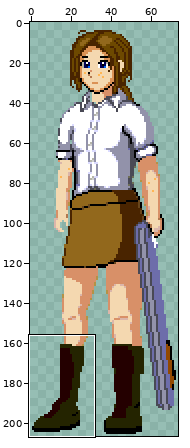
Two states of a pixel-art file, src/testrom/res/_ignore/de_detective13.aseprite. Above, an overview of the earlier version with the close-up marked.
Close-up. First the earlier version:
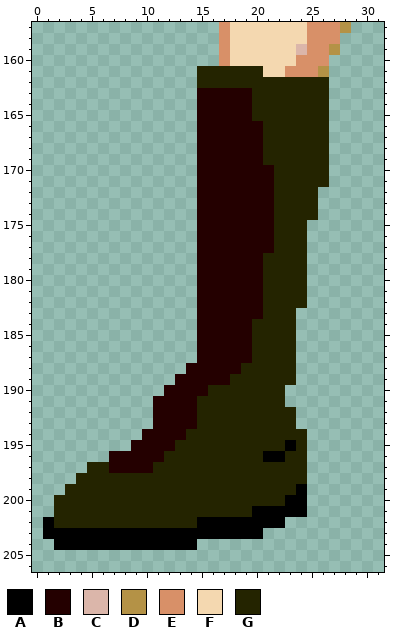
74x207 pixels, 1 frame. Shown: x 0..31, y 157..206. The commit also changed other parts of the picture, which this record leaves out.
Palette (. is transparent): A #000000  B #240000  C #dbb6aa  D #b49246  E #d89068  F #f4d8b0  G #242400
Pixels before, first column x 1:
157 ................EFFFFFFFEEED
158 ................EFFFFFFFEEE.
159 ................EFFFFFFCEED.
160 ................EFFFFFFEEE..
161 ..............GGGGGGFFEEED..
162 ..............GGGGGGGGGGGG..
163 ..............BBBBBGGGGGGG..
164 ..............BBBBBGGGGGGG..
165 ..............BBBBBGGGGGGG..
166 ..............BBBBBBGGGGGG..
167 ..............BBBBBBGGGGGG..
168 ..............BBBBBBGGGGGG..
169 ..............BBBBBBGGGGGG..
170 ..............BBBBBBBGGGGG..
171 ..............BBBBBBBGGGGG..
172 ..............BBBBBBBGGGG...
173 ..............BBBBBBBGGGG...
174 ..............BBBBBBBGGGG...
175 ..............BBBBBBBGGG....
176 ..............BBBBBBBGGG....
177 ..............BBBBBBBGGG....
178 ..............BBBBBBGGGG....
179 ..............BBBBBBGGGG....
180 ..............BBBBBBGGGG....
181 ..............BBBBBBGGGG....
182 ..............BBBBBBGGGG....
183 ..............BBBBBBGGG.....
184 ..............BBBBBGGGG.....
185 ..............BBBBBGGGG.....
186 ..............BBBBBGGGG.....
187 ..............BBBBBGGGG.....
188 .............BBBBBGGGGG.....
189 ............BBBBBGGGGGG.....
190 ...........BBBBGGGGGGG......
191 ..........BBBBGGGGGGGG......
192 ..........BBBBGGGGGGGGG.....
193 ..........BBBBGGGGGGGGG.....
194 .........BBBBGGGGGGGGGGG....
195 ........BBBBGGGGGGGGGGAG....
196 ......BBBBBGGGGGGGGGAAGG....
197 ....GGBBBBGGGGGGGGGGGGGG....
198 ...GGGGGGGGGGGGGGGGGGGGG....
199 ..GGGGGGGGGGGGGGGGGGGGGA....
200 .GGGGGGGGGGGGGGGGGGGGGAA....
201 .GGGGGGGGGGGGGGGGGGAAAAA....
202 AGGGGGGGGGGGGGAAAAAAAA......
203 AAAAAAAAAAAAAAAAAAAA........
204 .AAAAAAAAAAAAA..............
After:
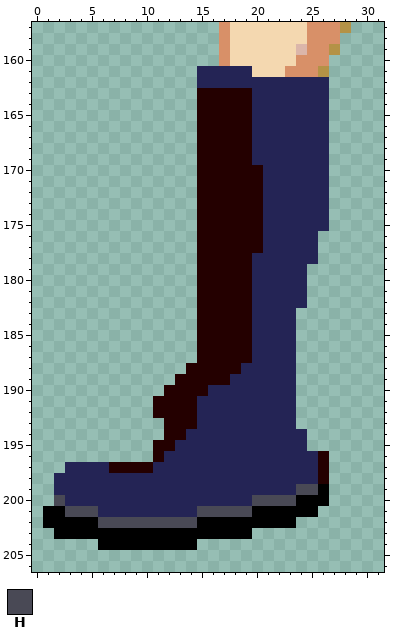
Colours new in this view: H #494955
Diff:
{"colour":"G","old":"#242400","new":"#242455"}
{"where": "layer \"Elmo nieuwe schoenen\""}
{"y":161,"x":20,"old":"G","new":"F"}
{"y":166,"x":20,"old":"B","new":"G"}
{"y":167,"x":20,"old":"B","new":"G"}
{"y":168,"x":20,"old":"B","new":"G"}
{"y":169,"x":20,"old":"B","new":"G"}
{"y":170,"x":21,"old":"B","new":"G"}
{"y":171,"x":21,"old":"B","new":"G"}
{"y":172,"x":21,"old":"B","new":"G"}
{"y":172,"x":26,"old":".","new":"G"}
{"y":173,"x":21,"old":"B","new":"G"}
{"y":173,"x":26,"old":".","new":"G"}
{"y":174,"x":21,"old":"B","new":"G"}
{"y":174,"x":26,"old":".","new":"G"}
{"y":175,"x":21,"old":"B","new":"G"}
{"y":175,"x":25,"old":"..","new":"GG"}
{"y":176,"x":21,"old":"B","new":"G"}
{"y":176,"x":25,"old":".","new":"G"}
{"y":177,"x":21,"old":"B","new":"G"}
{"y":177,"x":25,"old":".","new":"G"}
{"y":178,"x":20,"old":"B","new":"G"}
{"y":178,"x":25,"old":".","new":"G"}
{"y":179,"x":20,"old":"B","new":"G"}
{"y":180,"x":20,"old":"B","new":"G"}
{"y":181,"x":20,"old":"B","new":"G"}
{"y":182,"x":20,"old":"B","new":"G"}
{"y":183,"x":20,"old":"B","new":"G"}
{"y":190,"x":23,"old":".","new":"G"}
{"y":191,"x":23,"old":".","new":"G"}
{"y":193,"x":11,"old":"B","new":"."}
{"y":194,"x":10,"old":"BB","new":".."}
{"y":195,"x":9,"old":"BB","new":".."}
{"y":195,"x":23,"old":"A","new":"G"}
{"y":196,"x":7,"old":"BBBB","new":"...."}
{"y":196,"x":21,"old":"AA","new":"GG"}
{"y":196,"x":25,"old":"..","new":"GB"}
{"y":197,"x":3,"old":"..","new":"GG"}
{"y":197,"x":25,"old":"..","new":"GB"}
{"y":198,"x":2,"old":"..","new":"GG"}
{"y":198,"x":25,"old":"..","new":"GB"}
{"y":199,"x":2,"old":".","new":"G"}
{"y":199,"x":24,"old":"A..","new":"HHA"}
{"y":200,"x":2,"old":"G","new":"H"}
{"y":200,"x":20,"old":"GGGA","new":"HHHH"}
{"y":200,"x":25,"old":"..","new":"AA"}
{"y":201,"x":1,"old":".GGGG","new":"AAHHH"}
{"y":201,"x":15,"old":"GGGGG","new":"HHHHH"}
{"y":201,"x":25,"old":".","new":"A"}
{"y":202,"x":2,"old":"GGGGGGGGGGGGG","new":"AAAAHHHHHHHHH"}
{"y":202,"x":23,"old":".","new":"A"}
{"y":203,"x":1,"old":"A","new":"."}
{"y":203,"x":20,"old":"A","new":"."}
{"y":204,"x":2,"old":"AAAA","new":"...."}
{"label":"changed","picture_box":[43,66,329,550]}
